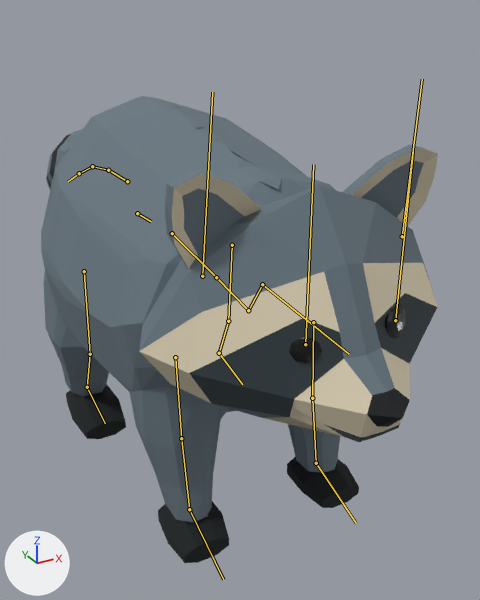
A saved change to the glTF model assets/characters/raccoon_v2.glb.
One viewpoint serves both versions: a camera (50 mm lens) standing at (-0.559, -1.153, 0.947) and looking at (0.136, 0.111, 0.315). Arrows for +X, +Y and +Z are at lower left; the lights stay in place. The first picture is the older version. The bones that bend it are drawn over the model as lines.

Names of what the first picture shows: 'Raccoon'.
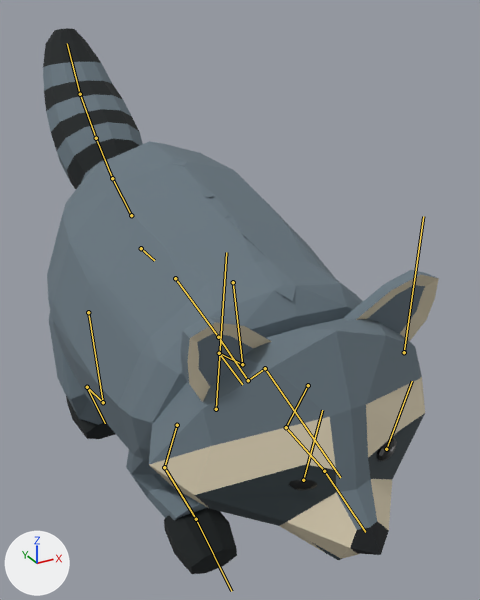
The newer file adds an action. The first version stands in its rest pose; the second is drawn at frame 0 of the action 'jump_land'.

The change in detail:
Bone 'pelvis' (bone_pelvis) moves from (0.0, 0.0, 0.0) to (0.0, 0.006, 0.09).
Bone 'pelvis' (bone_pelvis) turns from (0, 0, 0) to (4, 0, 0) degrees about its own x, y and z.
Bone 'spine' (bone_spine) turns from (0, 0, 0) to (3, 0, 0) degrees about its own x, y and z.
Bone 'chest' (bone_chest) turns from (0, 0, 0) to (2, 0, 0) degrees about its own x, y and z.
Bone 'neck' (bone_neck) turns from (0, 0, 0) to (3, 0, 0) degrees about its own x, y and z.
Bone 'head' (bone_head) turns from (0, 0, 0) to (2, 0, 0) degrees about its own x, y and z.
Bone 'ear.L' (bone_ear_l) turns from (0, 0, 0) to (-14, 1, -1) degrees about its own x, y and z.
Bone 'ear.R' (bone_ear_r) turns from (0, 0, 0) to (-14, -1, 1) degrees about its own x, y and z.
Bone 'eye.L' (bone_eye_l) is rescaled from (1.0, 1.0, 1.0) to (1.0, 0.6, 1.0).
Bone 'eye.R' (bone_eye_r) is rescaled from (1.0, 1.0, 1.0) to (1.0, 0.6, 1.0).
Bone 'upperarm.L' (bone_upperarm_l) turns from (0, 0, 0) to (22, 0, 0) degrees about its own x, y and z.
Bone 'forearm.L' (bone_forearm_l) turns from (0, 0, 0) to (-104, 0, 0) degrees about its own x, y and z.
Bone 'hand.L' (bone_hand_l) turns from (0, 0, 0) to (74, 0, 0) degrees about its own x, y and z.
Bone 'upperarm.R' (bone_upperarm_r) turns from (0, 0, 0) to (22, 0, 0) degrees about its own x, y and z.
Bone 'forearm.R' (bone_forearm_r) turns from (0, 0, 0) to (-104, 0, 0) degrees about its own x, y and z.
Bone 'hand.R' (bone_hand_r) turns from (0, 0, 0) to (74, 0, 0) degrees about its own x, y and z.
Bone 'tail1' (bone_tail1) turns from (0, 0, 0) to (23, 0, 0) degrees about its own x, y and z.
Bone 'tail2' (bone_tail2) turns from (0, 0, 0) to (17, 0, 0) degrees about its own x, y and z.
Bone 'tail3' (bone_tail3) turns from (0, 0, 0) to (17, 0, 0) degrees about its own x, y and z.
Bone 'tail4' (bone_tail4) turns from (0, 0, 0) to (18, 0, 0) degrees about its own x, y and z.
Bone 'thigh.L' (bone_thigh_l) turns from (0, 0, 0) to (-22, 0, 0) degrees about its own x, y and z.
Bone 'shin.L' (bone_shin_l) turns from (0, 0, 0) to (70, 0, 0) degrees about its own x, y and z.
Bone 'foot.L' (bone_foot_l) turns from (0, 0, 0) to (-52, 0, 0) degrees about its own x, y and z.
Bone 'thigh.R' (bone_thigh_r) turns from (0, 0, 0) to (-22, 0, 0) degrees about its own x, y and z.
Bone 'shin.R' (bone_shin_r) turns from (0, 0, 0) to (70, 0, 0) degrees about its own x, y and z.
Bone 'foot.R' (bone_foot_r) turns from (0, 0, 0) to (-52, 0, 0) degrees about its own x, y and z.

Where the change shows, as pixel boxes [x1, y1, x2, y2] in the pictures (480 x 600 px):
'Raccoon', posed (17% taller): before [41, 96, 438, 563]; after [43, 28, 439, 574]
bone 'pelvis', root to tip: before (137, 213) to (151, 221); after (141, 248) to (154, 260)
bone 'spine', root to tip: before (172, 233) to (216, 277); after (175, 278) to (218, 337)
bone 'chest', root to tip: before (216, 277) to (248, 310); after (218, 337) to (248, 380)
bone 'neck', root to tip: before (248, 310) to (262, 284); after (248, 380) to (265, 368)
bone 'head', root to tip: before (262, 284) to (349, 354); after (265, 368) to (340, 477)
bone 'ear.L', root to tip: before (402, 236) to (422, 79); after (404, 352) to (423, 216)
bone 'ear.R', root to tip: before (202, 276) to (212, 92); after (216, 409) to (226, 252)
bone 'eye.L', root to tip: before (395, 320) to (413, 152); after (386, 449) to (412, 381)
bone 'eye.R', root to tip: before (305, 344) to (313, 164); after (303, 480) to (322, 410)
bone 'upperarm.L', root to tip: before (313, 322) to (312, 398); after (308, 385) to (286, 427)
bone 'forearm.L', root to tip: before (312, 398) to (316, 463); after (286, 427) to (324, 471)
bone 'hand.L', root to tip: before (316, 463) to (356, 523); after (324, 471) to (365, 532)
bone 'upperarm.R', root to tip: before (175, 357) to (181, 438); after (177, 425) to (164, 467)
bone 'forearm.R', root to tip: before (181, 438) to (189, 509); after (164, 467) to (196, 519)
bone 'hand.R', root to tip: before (189, 509) to (223, 579); after (196, 519) to (231, 591)
bone 'tail1', root to tip: before (127, 181) to (108, 170); after (131, 215) to (112, 178)
bone 'tail2', root to tip: before (108, 170) to (92, 166); after (112, 178) to (96, 138)
bone 'tail3', root to tip: before (92, 166) to (79, 173); after (96, 138) to (80, 94)
bone 'tail4', root to tip: before (79, 173) to (68, 181); after (80, 94) to (67, 43)
bone 'thigh.L', root to tip: before (232, 245) to (228, 321); after (233, 282) to (242, 364)
bone 'shin.L', root to tip: before (228, 321) to (219, 353); after (242, 364) to (219, 353)
bone 'thigh.R', root to tip: before (84, 271) to (90, 354); after (88, 312) to (103, 402)
bone 'shin.R', root to tip: before (90, 354) to (87, 387); after (103, 402) to (87, 387)
